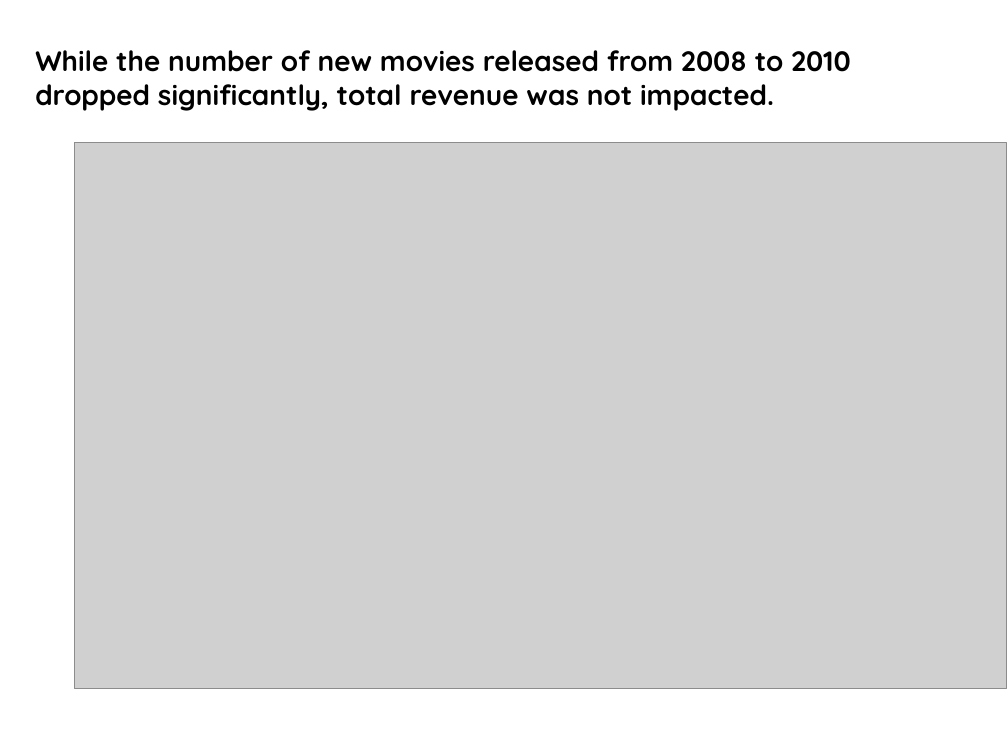
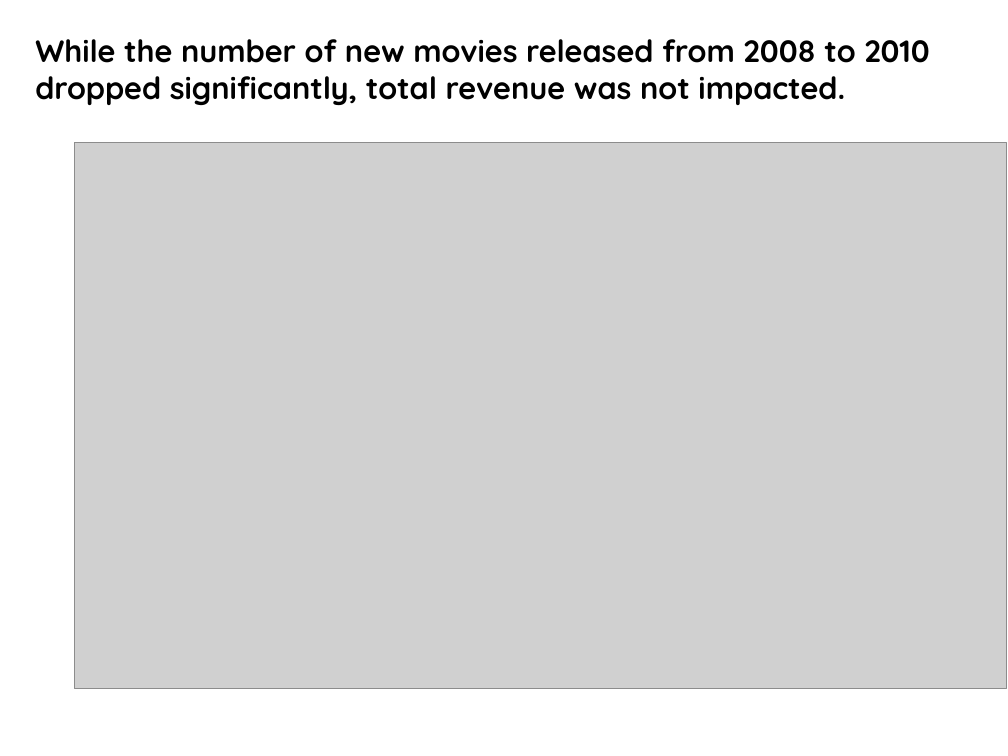
Before and after one commit to katherinebenjamin/Homeworks, a slide deck: slide 7 of Movie.DatabasePicture.pptx. Drawn at 1008x756 pixels with LibreOffice and Linux fonts; fonts in the diff are those of the drawing; grey boxes stand for pictures; background and template pictures are left out. Boxes give left, top, right and bottom in pixels: in the first picture for what was removed or moved away, otherwise in the second. Text is boxed around its words. In the diff, an @@ line names an element or a change of style, - is before the commit and + after.

```diff
--- a/Movie.DatabasePicture.pptx
+++ b/Movie.DatabasePicture.pptx
@@ title "While the number of new ...": place and size @@
-title "While the number of new ..." at <box>35,50,851,111</box>
+title "While the number of new ..." at <box>35,39,929,105</box>
@@ title "While the number of new ..." at <box>35,39,929,105</box>: size 20 to 22 pt @@
```
Also in this commit, not shown: 4 other slides changed.
